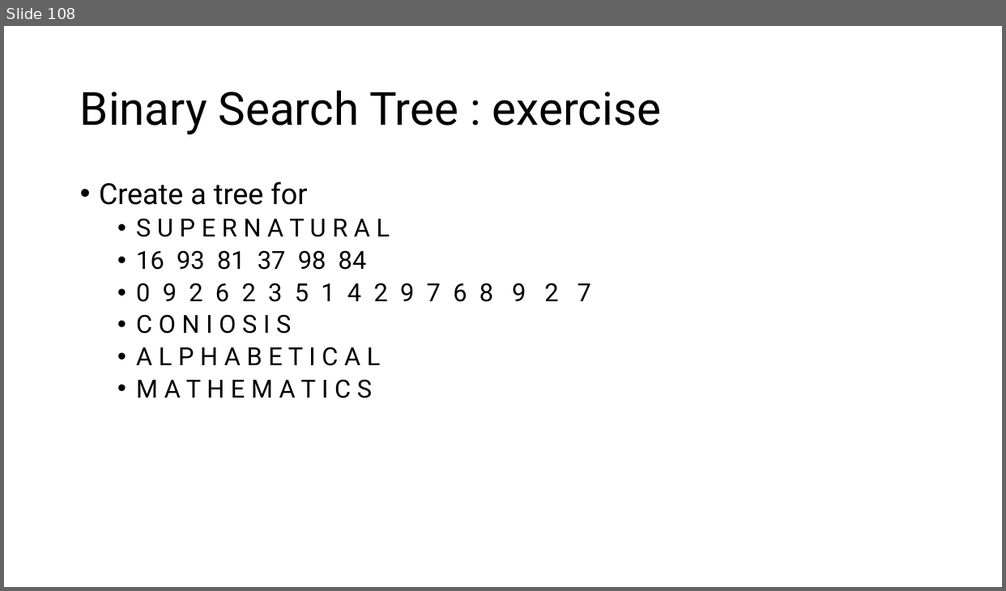
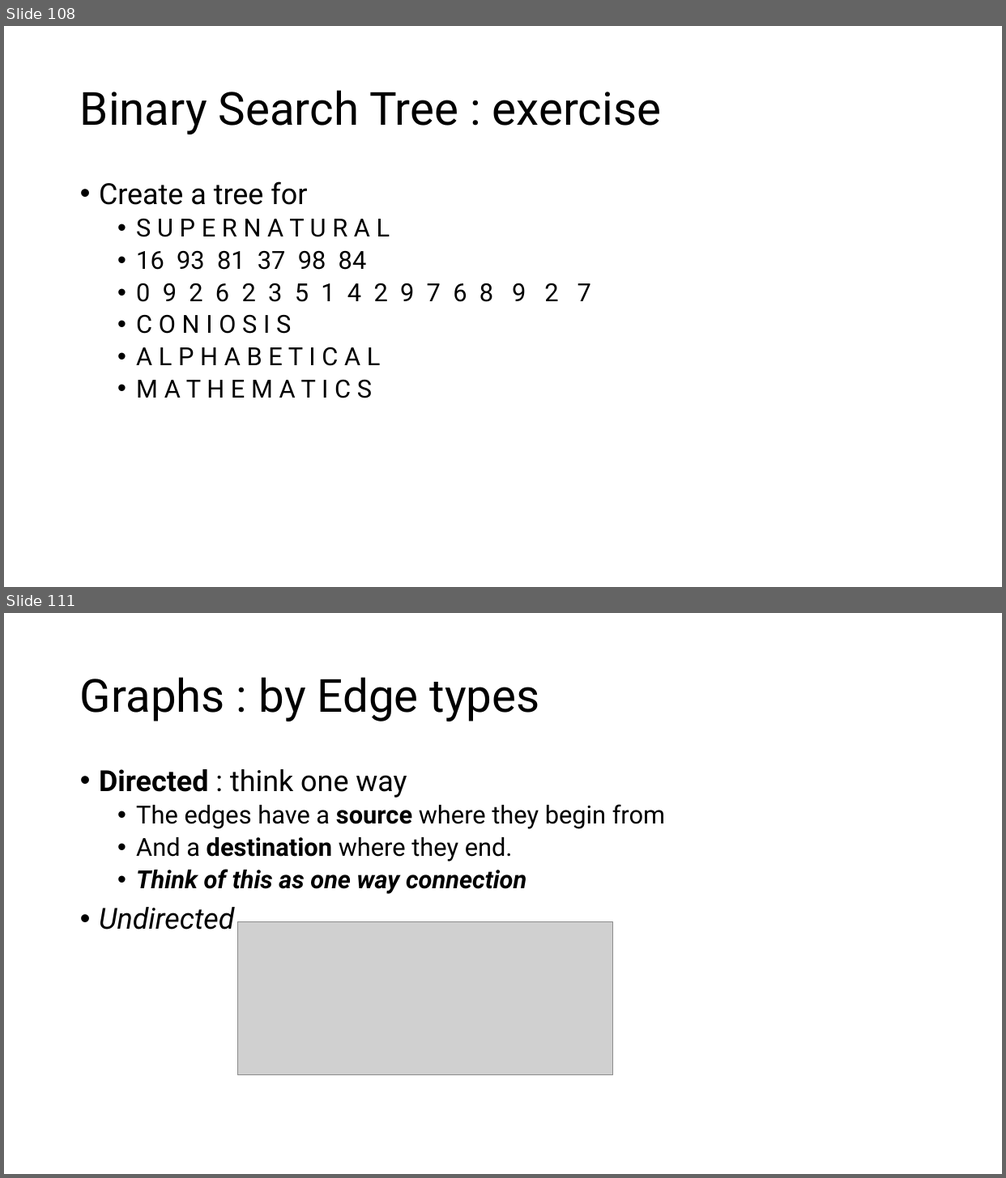
Before and after one commit to MoklaEducation/ems_winter_2025_acsl101, a slide deck: all/ExploringCSConceptsViaACSLCompetitions_all.pptx. Shown one above the other, each under a label of ours: slide 108 before the commit, slides 108 and 111 after it; the slides between them are not shown. The pictures are 1006x591 and 1006x1178 pixels, drawn with LibreOffice and Linux fonts; fonts in the diff are those of the drawing; grey boxes stand for pictures. Boxes give left, top, right and bottom in pixels: in the first picture for what was removed or moved away, otherwise in the second. Text is boxed around its words. In the diff, an @@ line names an element or a change of style, - is before the commit and + after.

Commit message:
Graph

```diff
--- a/all/ExploringCSConceptsViaACSLCompetitions_all.pptx
+++ b/all/ExploringCSConceptsViaACSLCompetitions_all.pptx
@@ slide 111 added at (4, 613, 1002, 1174), background #FFFFFF @@
@@ title added at (80, 677, 540, 722), 44 pt, text #000000 @@
+Graphs : by Edge types
@@ text added at (99, 769, 665, 930), 24 pt, text #000000 @@
+• Directed : think one way
+  • The edges have a source where they begin from
+  • And a destination where they end.
+  • Think of this as one way connection
+• Undirected
@@ picture added at (237, 922, 612, 1076) @@
```
Also in this commit, not shown: 5 other slides added, 2 other files.
